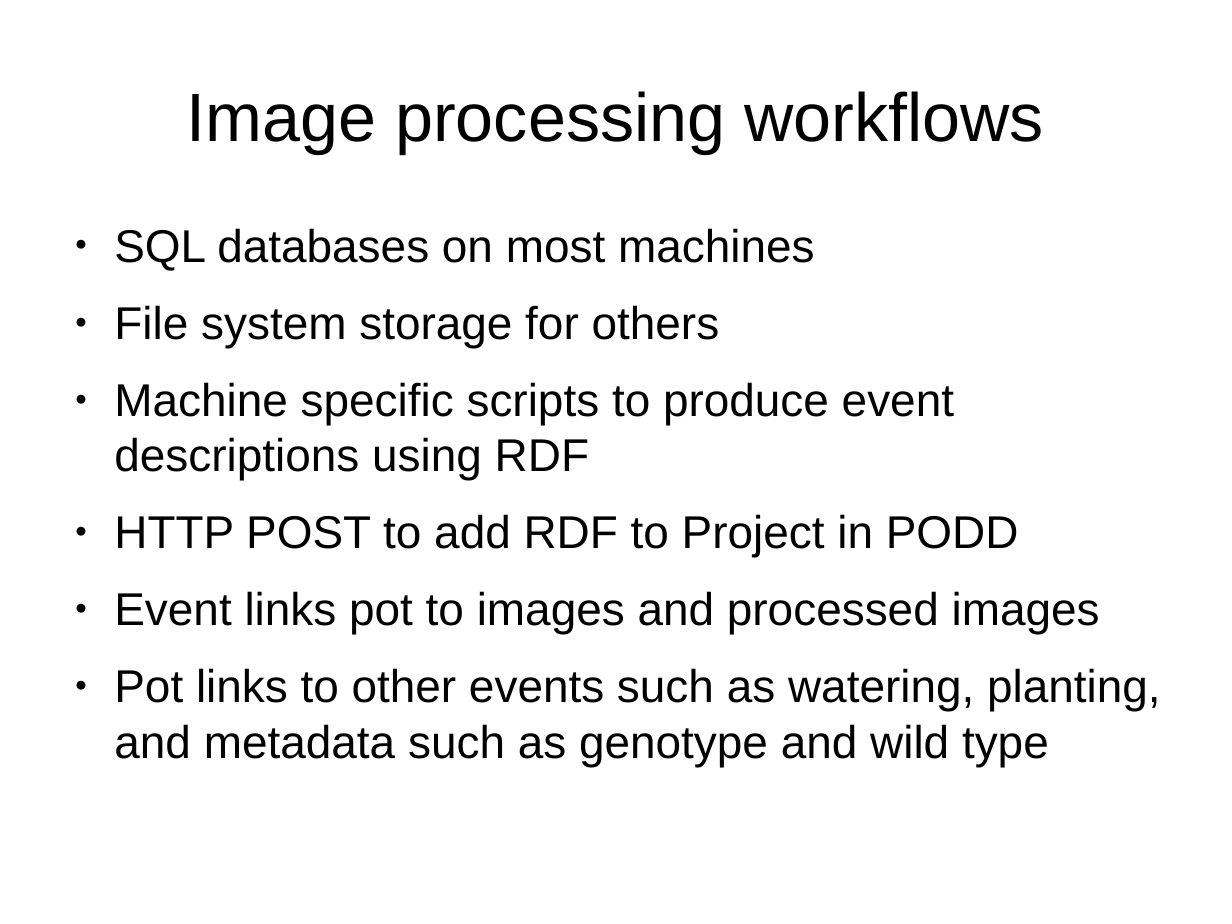
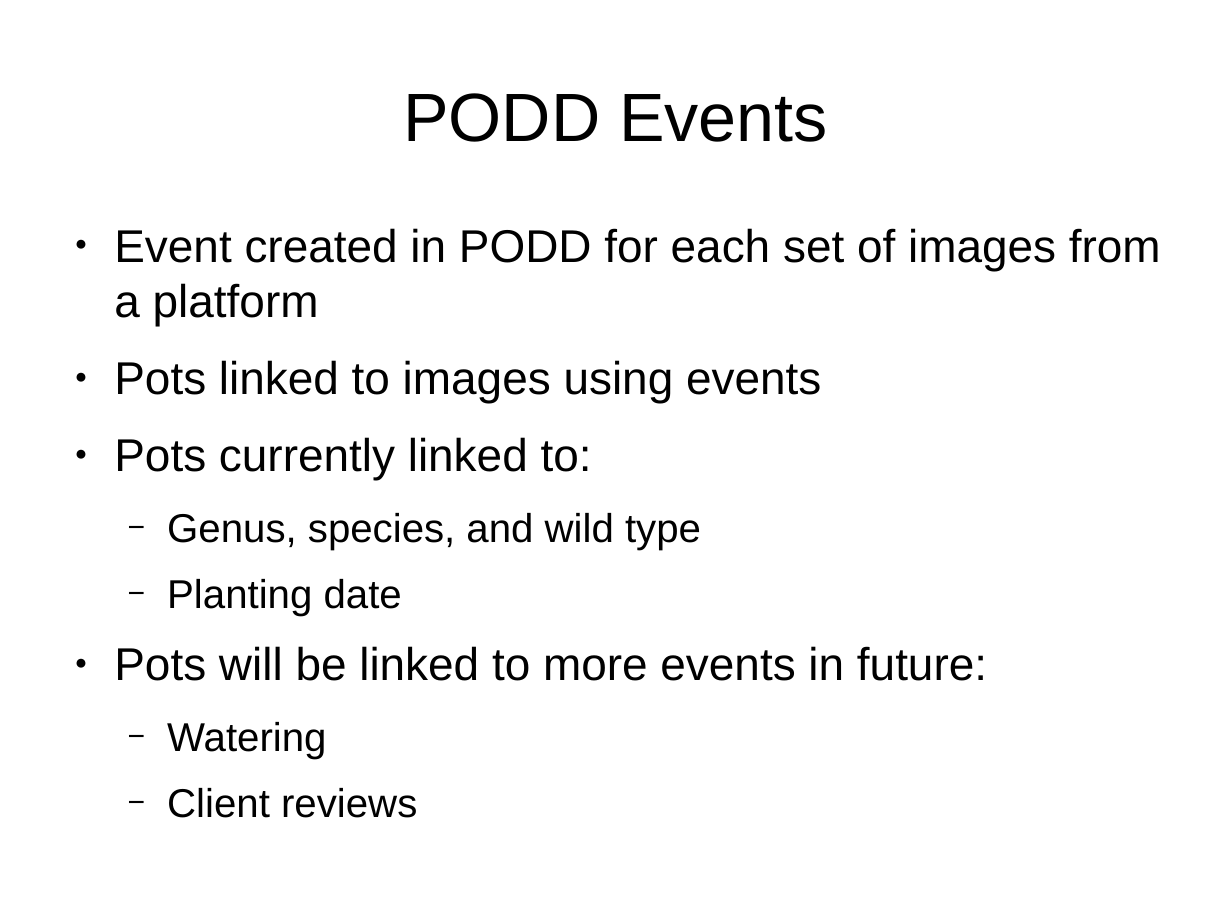
Before and after one commit to podd/podd-publications, a slide deck: slide 7 of montpellier2014/PODD-Montpellier2014.odp. Drawn at 1232x924 pixels with LibreOffice and Linux fonts; fonts in the diff are those of the drawing. Boxes give left, top, right and bottom in pixels: in the first picture for what was removed or moved away, otherwise in the second. Text is boxed around its words. In the diff, an @@ line names an element or a change of style, - is before the commit and + after.

```diff
--- a/montpellier2014/PODD-Montpellier2014.odp
+++ b/montpellier2014/PODD-Montpellier2014.odp
@@ title at bbox=[403, 93, 828, 142]: text changed @@
-Image processing workflows
+PODD Events
@@ text at bbox=[114, 228, 1161, 759]: text changed @@
-● SQL databases on most machines
-● File system storage for others
-● Machine specific scripts to produce event descriptions using RDF
-● HTTP POST to add RDF to Project in PODD
-● Event links pot to images and processed images
-● Pot links to other events such as watering, planting, and metadata such as genotype and wild type
+● Event created in PODD for each set of images from a platform
+● Pots linked to images using events
+● Pots currently linked to:
+  − Genus, species, and wild type
+  − Planting date
+● Pots will be linked to more events in future:
+  − Watering
+  − Client reviews
```
Also in this commit, not shown: 5 other slides changed, 2 slides added, 2 slides removed, 7 other files.
